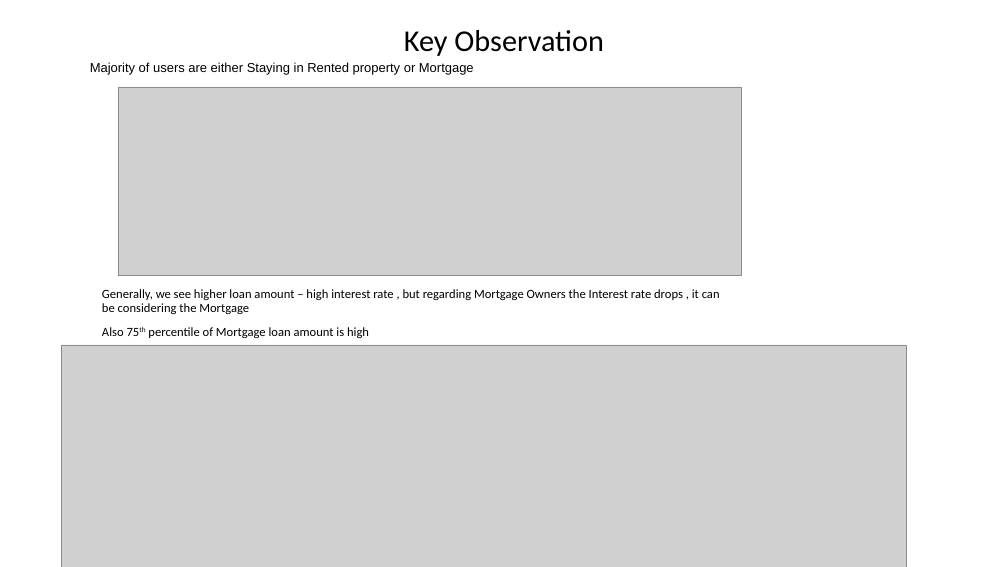
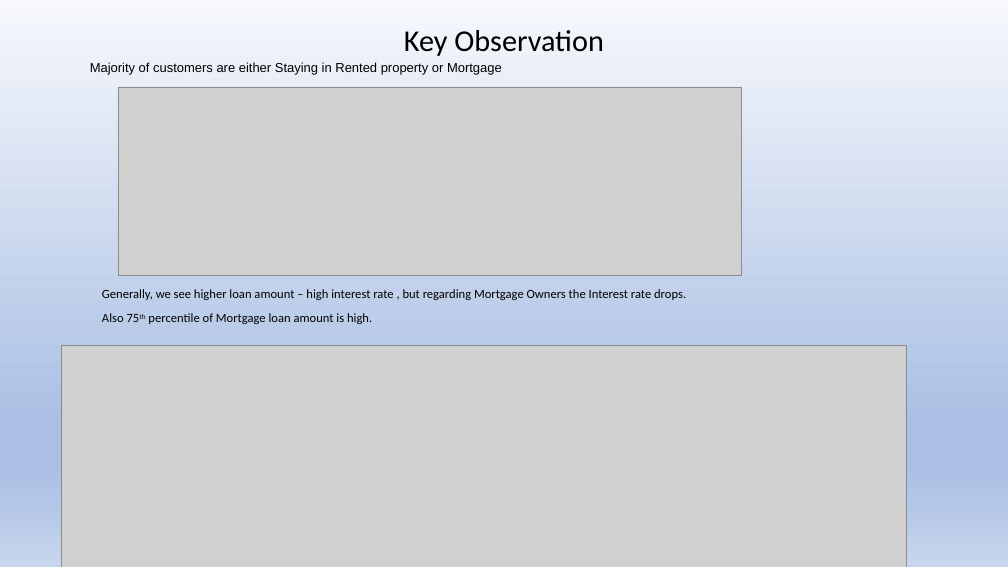
Before and after one commit to vlakhe/Lending_Club_case_study, a slide deck: slide 9 of LendingClub_CaseStudy/Lending_casestudy.pptx. Drawn at 1008x567 pixels with LibreOffice and Linux fonts; fonts in the diff are those of the drawing; grey boxes stand for pictures. Boxes give left, top, right and bottom in pixels: in the first picture for what was removed or moved away, otherwise in the second. Text is boxed around its words. In the diff, an @@ line names an element or a change of style, - is before the commit and + after.

```diff
--- a/LendingClub_CaseStudy/Lending_casestudy.pptx
+++ b/LendingClub_CaseStudy/Lending_casestudy.pptx
@@ background #FFFFFF to gradient #F6F8FC to #ABC0E4 to #C7D5ED @@
@@ text at [90, 62, 502, 75]: text changed @@
-Majority of users are either Staying in Rented property or Mortgage
+Majority of customers are either Staying in Rented property or Mortgage
@@ text at [102, 289, 686, 324]: text changed @@
-Generally, we see higher loan amount – high interest rate , but regarding Mortgage Owners the Interest rate drops , it can be considering the Mortgage
-Also 75th percentile of Mortgage loan amount is high
+Generally, we see higher loan amount – high interest rate , but regarding Mortgage Owners the Interest rate drops.
+Also 75th percentile of Mortgage loan amount is high.
```
Also in this commit, not shown: 15 other slides changed, 1 other file.
